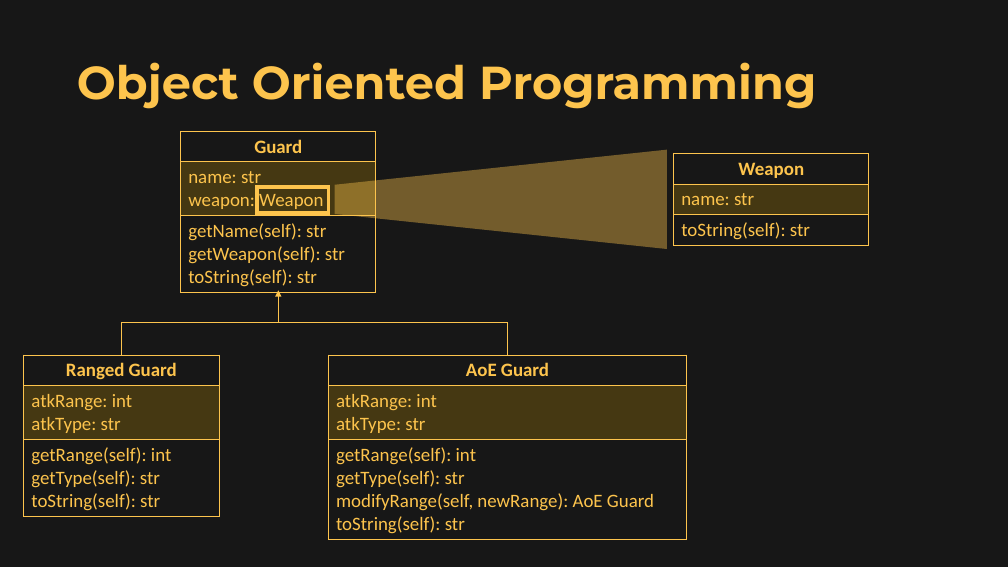
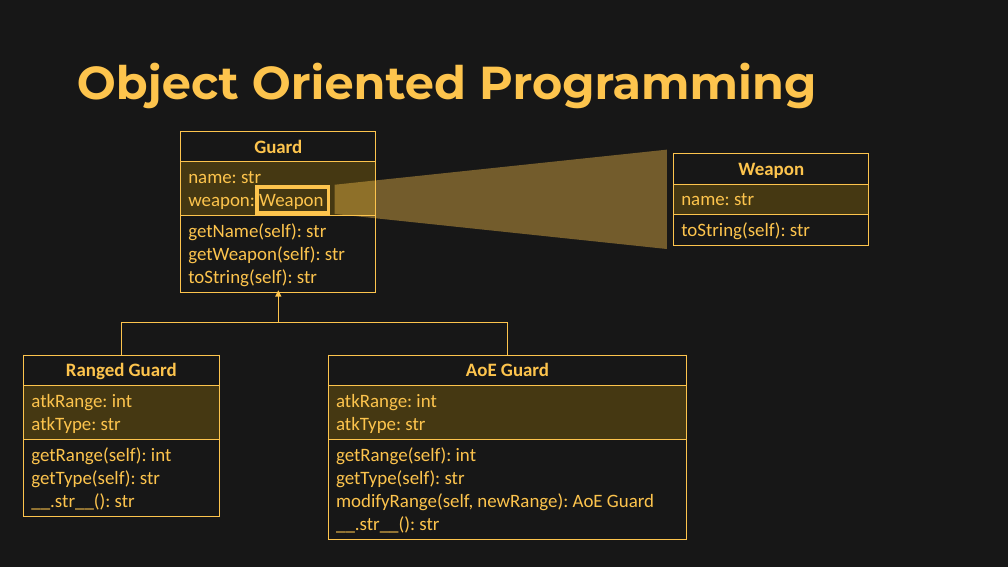
Before and after one commit to KSiXing/Crash-Courses, a slide deck: slide 5 of Crash Course - Python3/Python Crash Course.pptx. Drawn at 1008x567 pixels with LibreOffice and Linux fonts; fonts in the diff are those of the drawing; background and template pictures are left out; a plain dark background stands for a picture behind light text. Boxes give left, top, right and bottom in pixels: in the first picture for what was removed or moved away, otherwise in the second. Text is boxed around its words. In the diff, an @@ line names an element or a change of style, - is before the commit and + after.

```diff
--- a/Crash Course - Python3/Python Crash Course.pptx
+++ b/Crash Course - Python3/Python Crash Course.pptx
@@ table at box(24, 355, 219, 515) @@
-row 3, column 1: getRange(self): int / getType(self): str / toString(self): str
+row 3, column 1: getRange(self): int / getType(self): str / __.str__(): str
@@ table at box(329, 355, 687, 538) @@
-row 3, column 1: getRange(self): int / getType(self): str / modifyRange(self, newRange): AoE Guard / toString(self): str
+row 3, column 1: getRange(self): int / getType(self): str / modifyRange(self, newRange): AoE Guard / __.str__(): str
```
Also in this commit, not shown: 3 other files.
